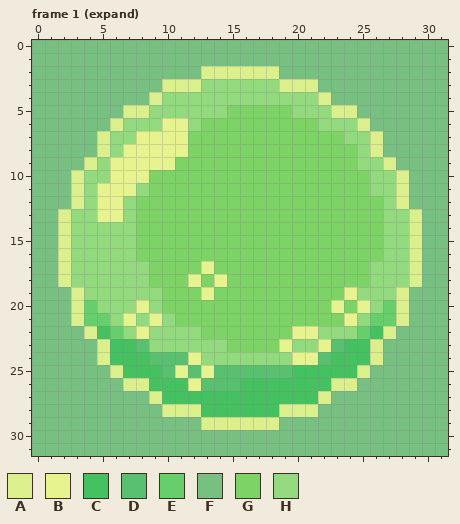
Pixel-art file: Assets/Art/Tilesets/bubble.aseprite. Above: the version before the commit.
32x32 pixels, 10 frames. Shown: frame 1 (expand). The commit also changed other frames, which this record leaves out.
Visible layers, top first: "highlights", "bubble", "BG".
Palette (. is transparent): A #dbef8d  B #e7f38f  C #46c162  D #58c06e  E #67ce6c  F #77c082  G #7dd366  H #93d97e
Pixels before, frame 1 (expand), first column x 0:
 0 FFFFFFFFFFFFFFFFFFFFFFFFFFFFFFFF
 1 FFFFFFFFFFFFFFFFFFFFFFFFFFFFFFFF
 2 FFFFFFFFFFFFFAAAAAAFFFFFFFFFFFFF
 3 FFFFFFFFFFAAAHHHHHHAAAFFFFFFFFFF
 4 FFFFFFFFFAHHHHHHHHHHHHAFFFFFFFFF
 5 FFFFFFFAAHHHHHHGGGGGHHHAAFFFFFFF
 6 FFFFFFAHHHBBHGGGGGGGGGHHHAFFFFFF
 7 FFFFFAHHBBBBGGGGGGGGGGGGHHAFFFFF
 8 FFFFFAHBBBBBGGGGGGGGGGGGGHAFFFFF
 9 FFFFAHBBBBBGGGGGGGGGGGGGGHHAFFFF
10 FFFAHHBBBGGGGGGGGGGGGGGGGGHHAFFF
11 FFFAHBBBHGGGGGGGGGGGGGGGGGHHAFFF
12 FFFAHBBHGGGGGGGGGGGGGGGGGGGHAFFF
13 FFAHHBBHGGGGGGGGGGGGGGGGGGGHHAFF
14 FFAHHHHHGGGGGGGGGGGGGGGGGGGHHAFF
15 FFAHHHHHGGGGGGGGGGGGGGGGGGGHHAFF
16 FFAHHHHHGGGGGGGGGGGGGGGGGGGHHAFF
17 FFAHHHHHHGGGGBGGGGGGGGGGGGHHHAFF
18 FFAHHHHHHGGGBGBGGGGGGGGGGGHHHAFF
19 FFFAHHHHHHGGGBGGGGGGGGGGBHHHAFFF
20 FFFAEHHHBHGGGGGGGGGGGGGBGBHEAFFF
21 FFFAEEHBHBHGGGGGGGGGGGGGBHEEAFFF
22 FFFFACEHBHHHHGGGGGGGBBHHHECAFFFF
23 FFFFFACCDHHHHHHGGGGBHHBDCCAFFFFF
24 FFFFFACCCDDDBHHHHHHHBBDCCCAFFFFF
25 FFFFFFACCCDBDBDDDDDDCCCCCAFFFFFF
26 FFFFFFFAACCCBDDDCCCCCCCAAFFFFFFF
27 FFFFFFFFFACCCCCCCCCCCCAFFFFFFFFF
28 FFFFFFFFFFAAACCCCCCAAAFFFFFFFFFF
29 FFFFFFFFFFFFFAAAAAAFFFFFFFFFFFFF
30 FFFFFFFFFFFFFFFFFFFFFFFFFFFFFFFF
31 FFFFFFFFFFFFFFFFFFFFFFFFFFFFFFFF
Once edited:
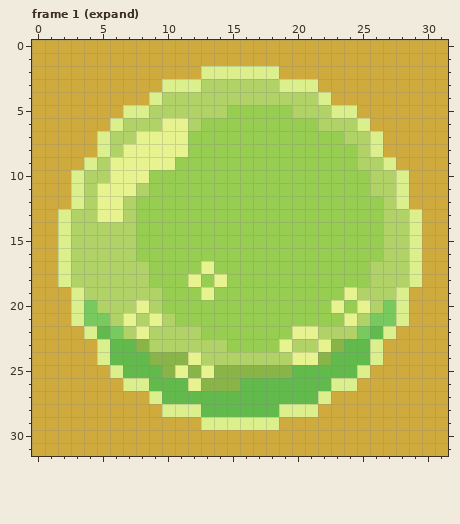
Changes in this commit:
colour C: #46c162 -> #62ba4d
colour D: #58c06e -> #89b548
colour E: #67ce6c -> #78ca5f
colour F: #77c082 -> #cfab3e
colour G: #7dd366 -> #97cd51
colour H: #93d97e -> #b1d267
